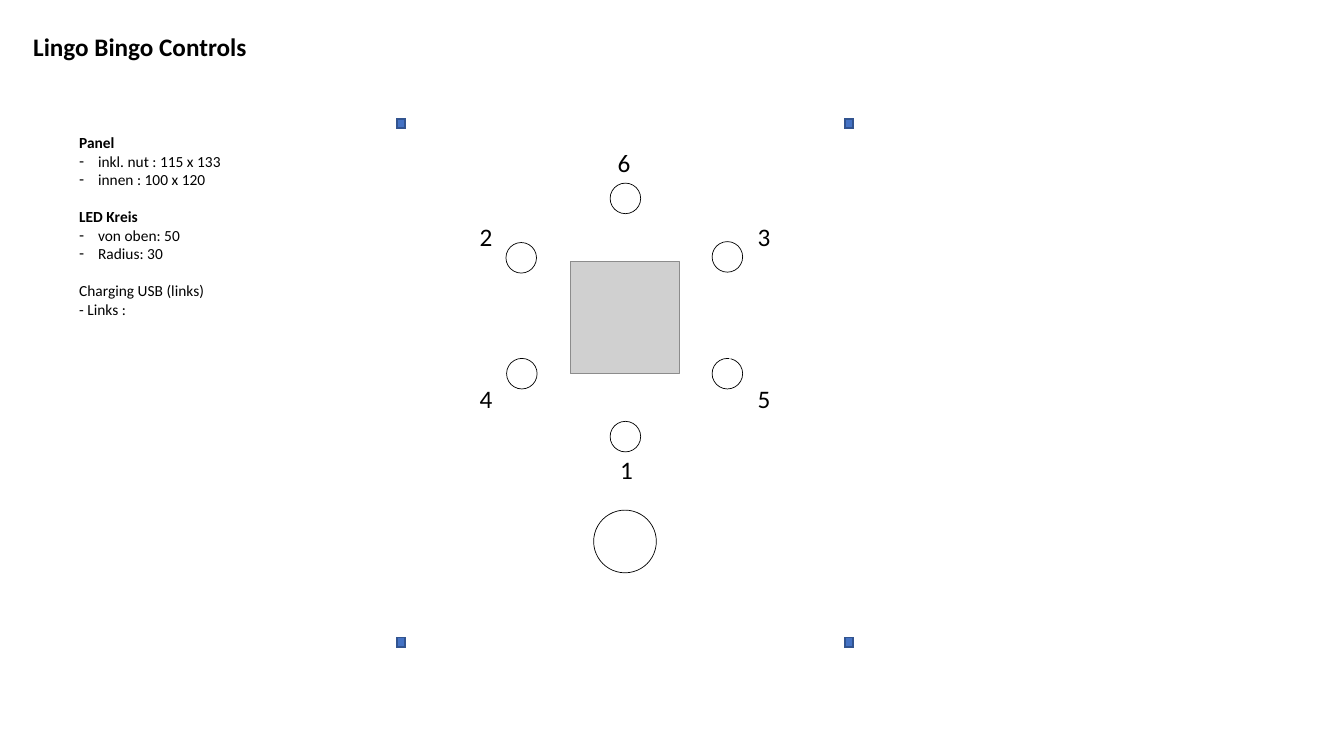
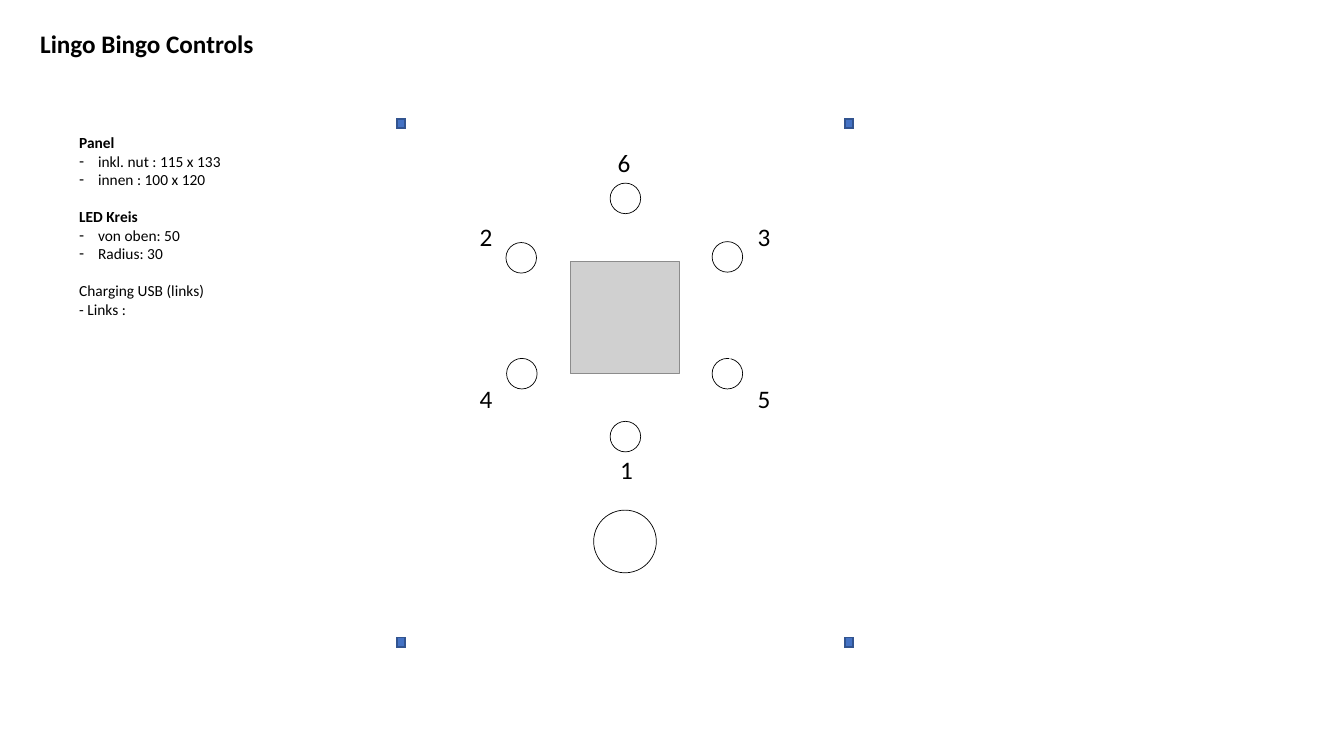
Before and after one commit to jeskes/activityboard, a slide deck: slide 24 of Activityboard.pptx (slide 17 before the commit). Drawn at 1344x756 pixels with LibreOffice and Linux fonts; fonts in the diff are those of the drawing; grey boxes stand for pictures. Boxes give left, top, right and bottom in pixels: in the first picture for what was removed or moved away, otherwise in the second. Text is boxed around its words. In the diff, an @@ line names an element or a change of style, - is before the commit and + after.

```diff
--- a/Activityboard.pptx
+++ b/Activityboard.pptx
@@ title "Lingo Bingo Controls": place and size @@
-title "Lingo Bingo Controls" at bbox=[33, 38, 246, 61]
+title "Lingo Bingo Controls" at bbox=[40, 35, 253, 58]
```
Also in this commit, not shown: 7 other slides changed, 10 slides added, 58 other files.
